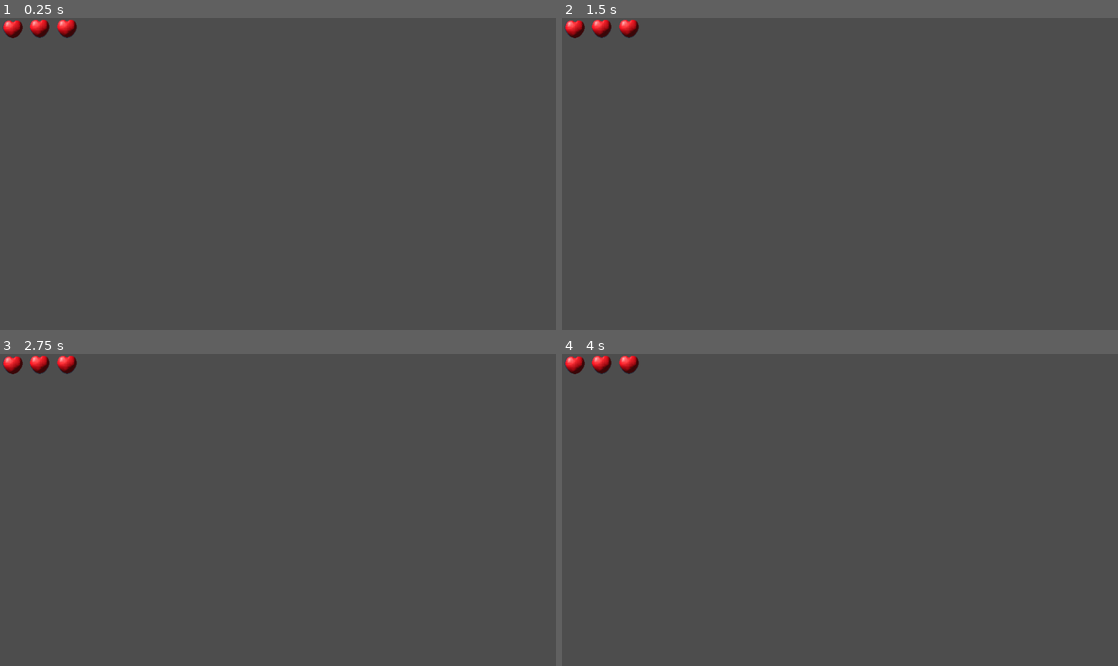
Above: before the commit, frames 1-4 (two rows, left to right).
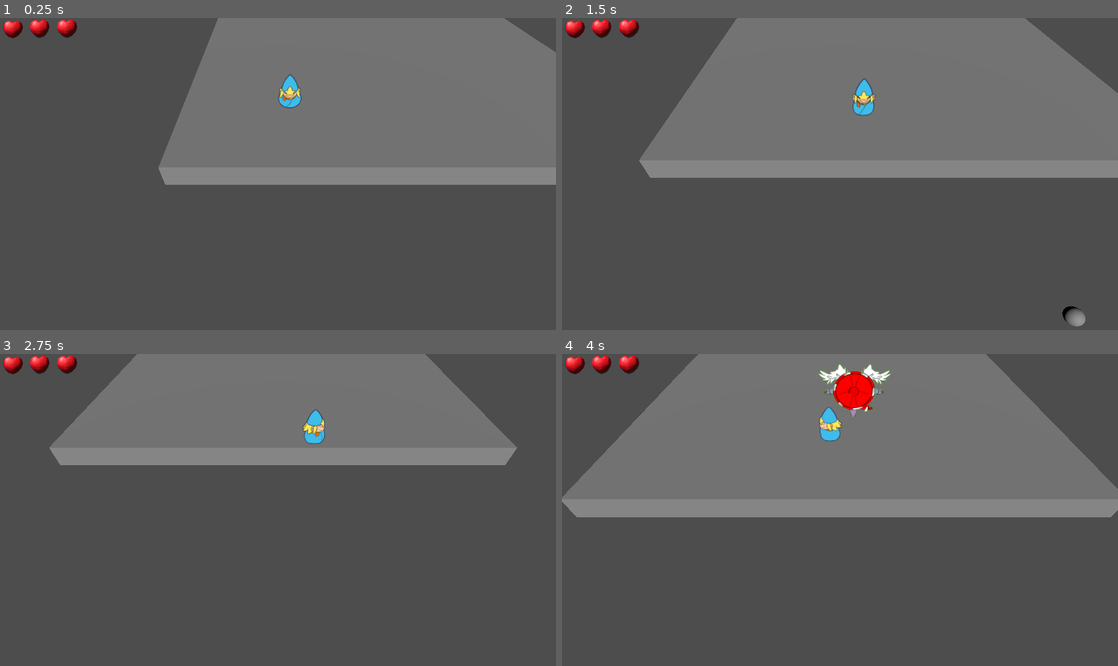
Above: after the commit, the same moments.

Repository: gusrezende/ThePartyOfLosersGodotVer
Game: Godot game, scene res://MainTest.tscn
Two runs of this game, one before a commit and one after it. Both use one fixed random seed, a clock stepped at 60 frames per second and the inputs below.
Inputs (mouse positions are in pixels of both pictures, inside the frame that each line leads up to):
- Up to frame 1 (0.25 s): no input
- Up to frame 2 (1.5 s): tap Enter (ui_accept) at 0.5, 0.77 s; move the mouse to (962, 158) at 0.52 s; hold D (move_right) 0.53-1.28 s; hold E 0.53-1.28 s; click (962, 158) at 0.67 s; move the mouse to (728, 189) at 1.27 s; hold S (move_back) from 1.28 s (still down); tap E at 1.35 s
- Up to frame 3 (2.75 s): tap Enter (ui_accept) at 1.52 s; move the mouse to (333, 441) at 2.02 s; release S (move_back) at 2.03 s; hold D (move_right) from 2.03 s (still down); hold E from 2.03 s (still down)
- Up to frame 4 (4 s): move the mouse to (812, 572) at 2.77 s; release D (move_right) at 2.78 s; release E at 2.78 s; hold W (move_forward) 2.78-3.53 s; tap E at 2.85 s; click (812, 572) at 2.92 s; tap Enter (ui_accept) at 3.02, 3.77 s; move the mouse to (1006, 556) at 3.52 s; hold A (move_left) from 3.53 s (still down); hold E from 3.53 s (still down)

The runs differ from the first frame. In frame 1, 35% of the frame differs, in the area x 0-100%, y 0-54%; in frame 2, 38%; in frame 3, 25%; in frame 4, 42%, in the area x 0-100%, y 0-53%.

Commit message:
Reorganiza pastas e corrige caminhos dos scripts

Diff:
--- a/MainTest.tscn
+++ b/MainTest.tscn
@@ -3,6 +3,7 @@
 [ext_resource type="PackedScene" uid="uid://c5mste5xg54bn" path="res://PlayerMage/player.tscn" id="1_uuif0"]
 [ext_resource type="PackedScene" uid="uid://bmwihea3gmy11" path="res://MissEile/miss_eile.tscn" id="2_4opra"]
 [ext_resource type="PackedScene" uid="uid://b4flc54piu4pc" path="res://Life Hearts UI/lifeHeartsUI.tscn" id="4_uw173"]
+[ext_resource type="Script" uid="uid://c0b8omxeyavhi" path="res://PlayerMage/camera_3d.gd" id="4_v5o3d"]
 
 [sub_resource type="PhysicsMaterial" id="PhysicsMaterial_g4v7s"]
 
@@ -36,3 +37,8 @@
 transform = Transform3D(1, 0, 0, 0, 1, 0, 0, 0, 1, 0.5025947, 1.49, -4.5163717)
 
 [node name="Hearts" parent="." unique_id=520576831 instance=ExtResource("4_uw173")]
+
+[node name="Camera3D" type="Camera3D" parent="." unique_id=2007732513]
+transform = Transform3D(1, 0, 0, 0, 0.6993348, 0.7147943, 0, -0.7147943, 0.6993348, -6.4588504, 8.585146, 22.27555)
+fov = 55.15981
+script = ExtResource("4_v5o3d")
